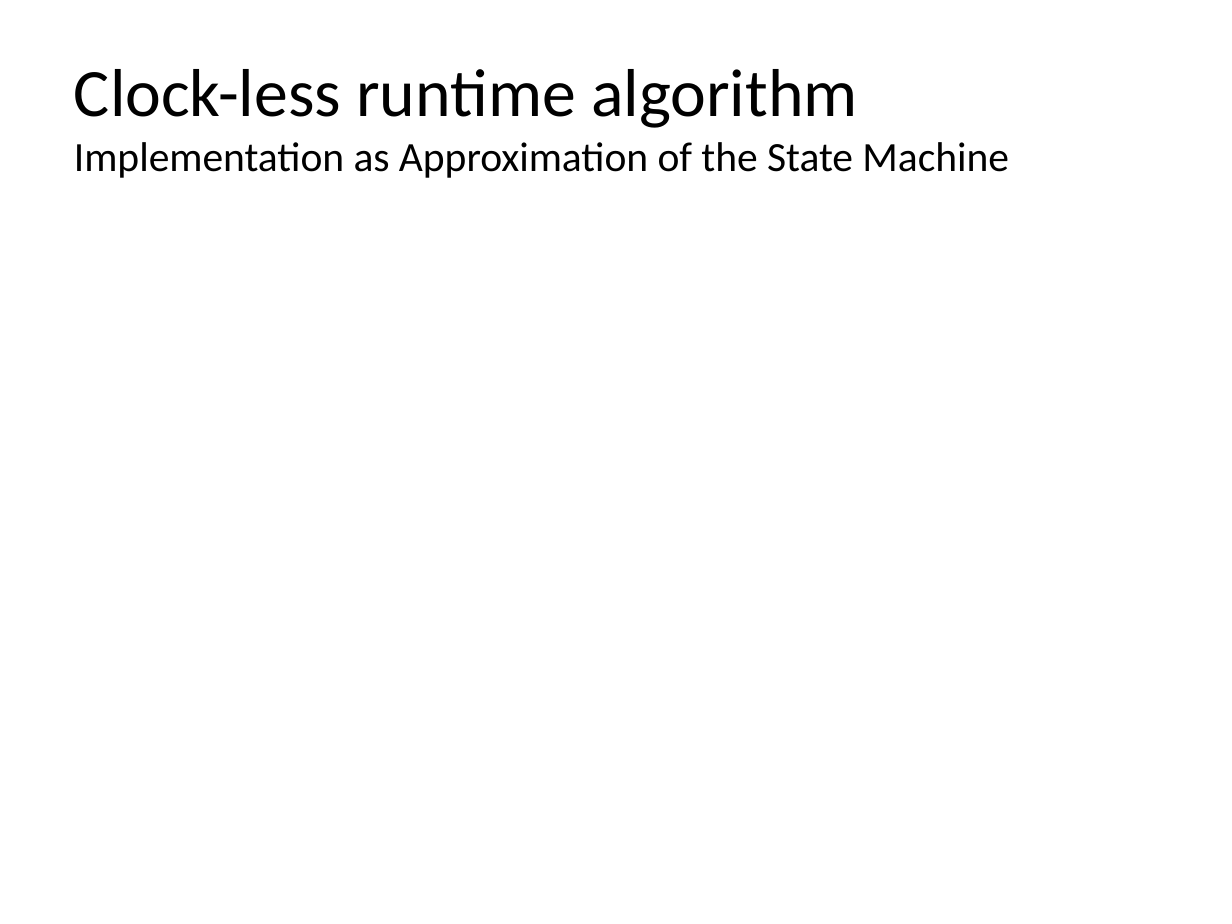
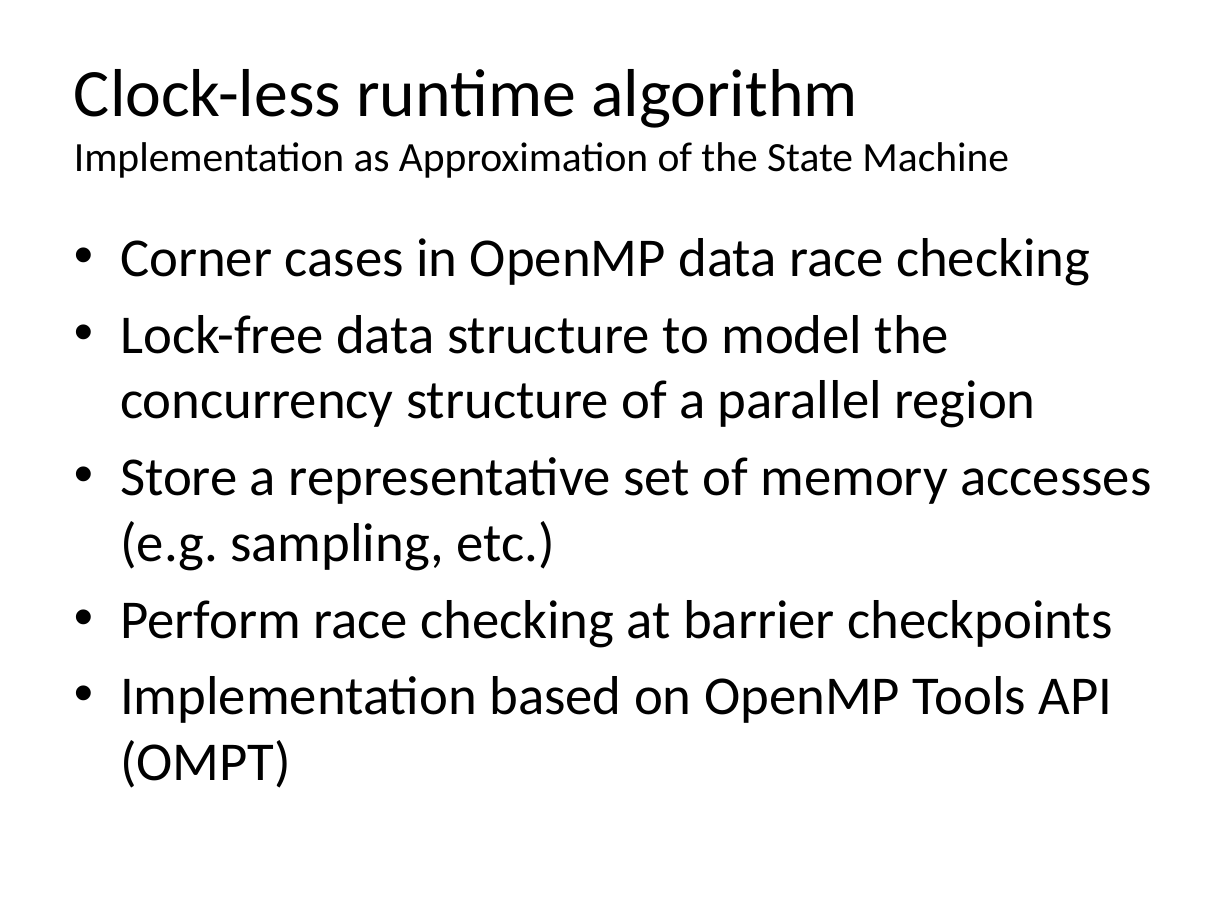
Before and after one commit to simoatze/oral_qualifier, a slide deck: slide 22 of presentation/presentation.pptx. Drawn at 1232x924 pixels with LibreOffice and Linux fonts; fonts in the diff are those of the drawing. Boxes give left, top, right and bottom in pixels: in the first picture for what was removed or moved away, otherwise in the second. Text is boxed around its words. In the diff, an @@ line names an element or a change of style, - is before the commit and + after.

Commit message:
work in progress presentation:

```diff
--- a/presentation/presentation.pptx
+++ b/presentation/presentation.pptx
@@ text added at box(120, 238, 1151, 788), 32 pt, text #000000 @@
+• Corner cases in OpenMP data race checking
+• Lock-free data structure to model the concurrency structure of a parallel region
+• Store a representative set of memory accesses (e.g. sampling, etc.)
+• Perform race checking at barrier checkpoints
+• Implementation based on OpenMP Tools API (OMPT)
```
